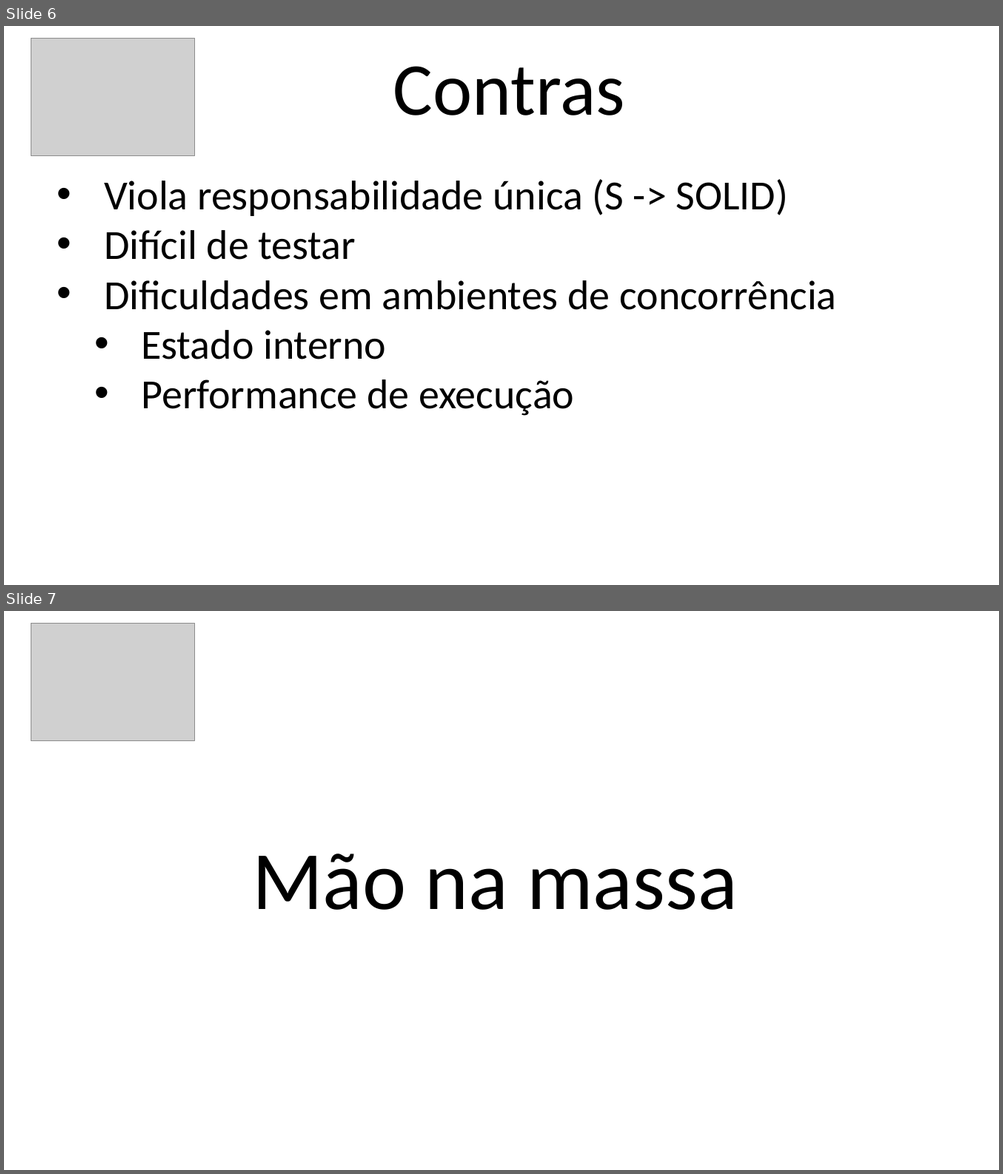
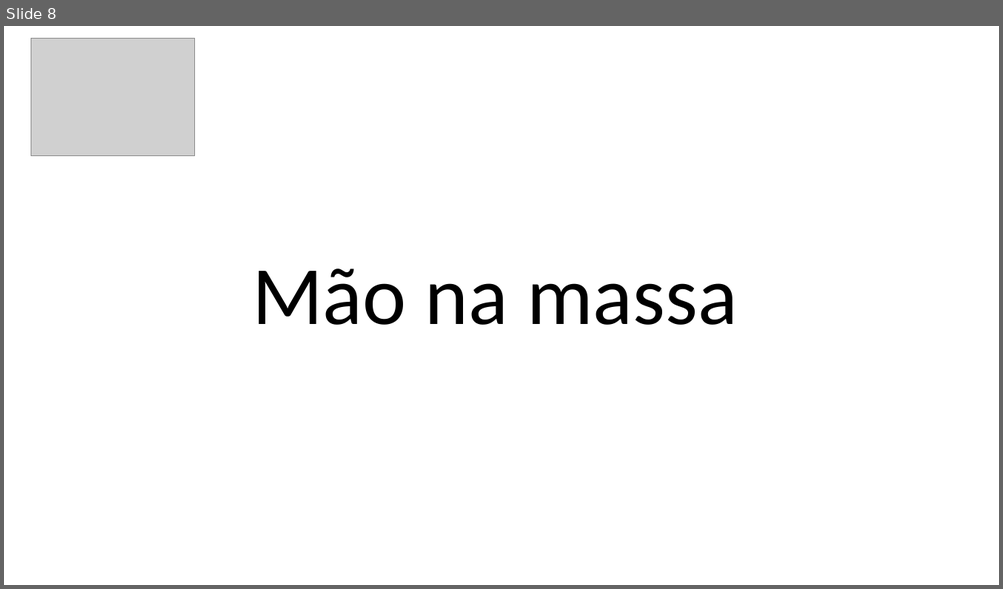
Before and after one commit to jslsolucoes/training, a slide deck: presentation/design-systems/datetime/datetime.pptx. Shown one above the other, each under a label of ours: slides 6 and 7 before the commit, slide 8 after it. The pictures are 1003x1174 and 1003x589 pixels, drawn with LibreOffice and Linux fonts; fonts in the diff are those of the drawing; grey boxes stand for pictures. Boxes give left, top, right and bottom in pixels: in the first picture for what was removed or moved away, otherwise in the second. Text is boxed around its words. In the diff, an @@ line names an element or a change of style, - is before the commit and + after.

```diff
--- a/presentation/design-systems/datetime/datetime.pptx
+++ b/presentation/design-systems/datetime/datetime.pptx
@@ slide 6 removed at (4,26,999,585), background #FFFFFF @@
@@ picture removed at (31,39,194,156) @@
@@ title removed at (393,66,625,116) @@
-Contras
@@ text removed at (104,179,836,416) @@
-• Viola responsabilidade única (S -> SOLID)
-• Difícil de testar
-• Dificuldades em ambientes de concorrência
-  • Estado interno
-  • Performance de execução
@@ what was slide 7 is now slide 8 @@
```
Also in this commit, not shown: 5 slides changed, 2 slides added, 3 other files.
